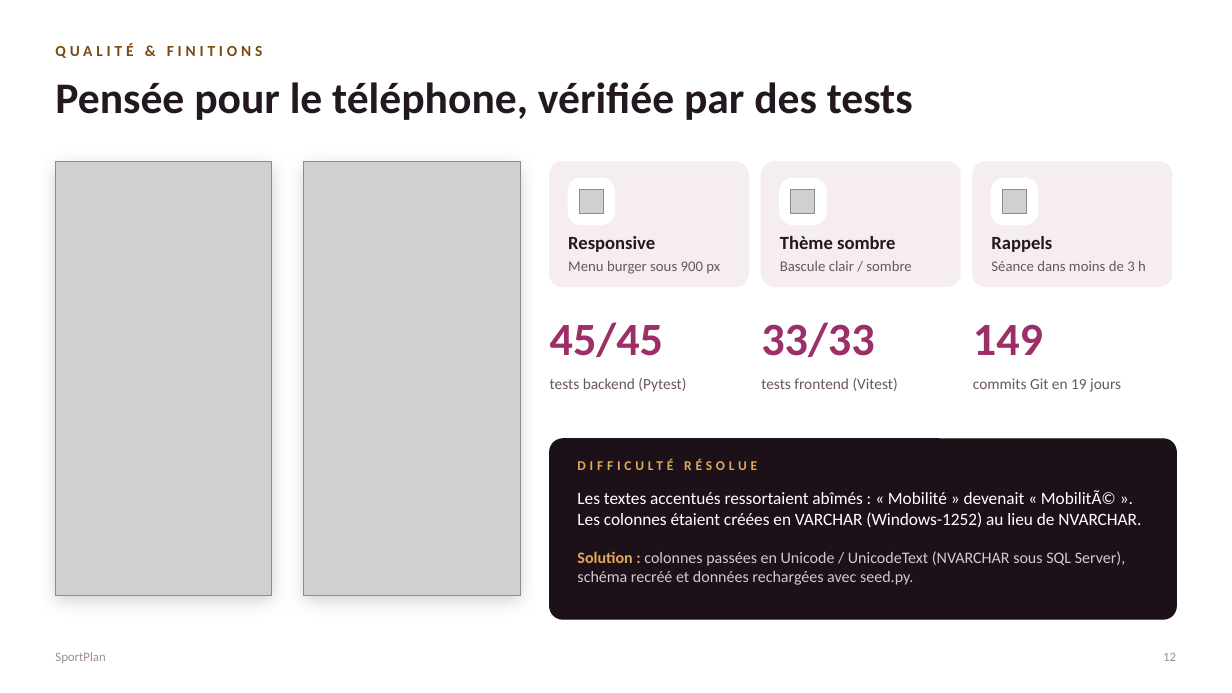
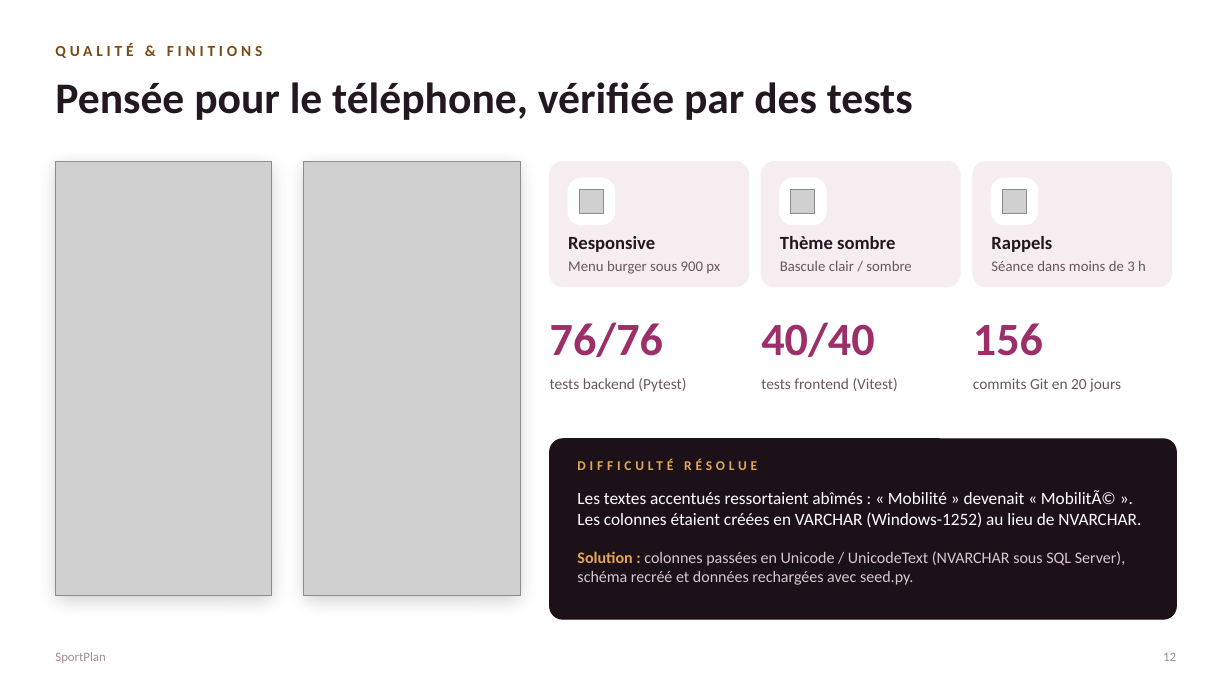
Before and after one commit to loicvdb98-sys/projet-fin-de-session-, a slide deck: slide 12 of docs/SportPlan_Presentation_Jury.pptx. Drawn at 1232x693 pixels with LibreOffice and Linux fonts; fonts in the diff are those of the drawing; grey boxes stand for pictures. Boxes give left, top, right and bottom in pixels: in the first picture for what was removed or moved away, otherwise in the second. Text is boxed around its words. In the diff, an @@ line names an element or a change of style, - is before the commit and + after.

```diff
--- a/docs/SportPlan_Presentation_Jury.pptx
+++ b/docs/SportPlan_Presentation_Jury.pptx
@@ text at box(550, 322, 663, 357): text changed @@
-45/45
+76/76
@@ text at box(761, 322, 874, 357): text changed @@
-33/33
+40/40
@@ text at box(973, 323, 1043, 356): text changed @@
-149
+156
@@ text at box(973, 378, 1121, 392): text changed @@
-commits Git en 19 jours
+commits Git en 20 jours
```
Also in this commit, not shown: 2 other slides changed.
